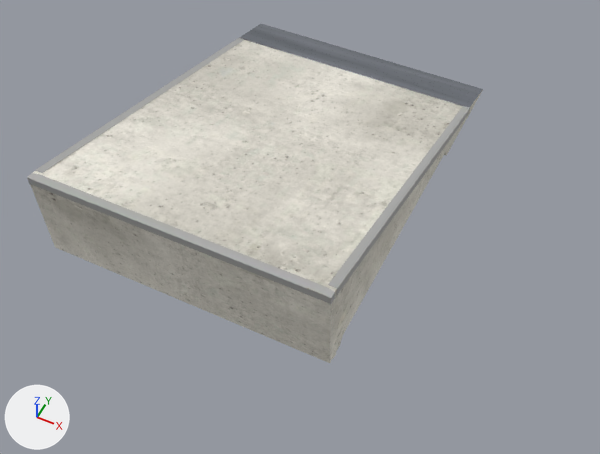
One commit to the glTF model public/katalog/modelle/bank-45.gltf: the scene before it, then after it.
One viewpoint serves both versions: a camera (50 mm lens) standing at (1.27, -2.42, 2.63) and looking at (0.22, -0.31, -0.01). The lights are fixed; the arrows at lower left show +X, +Y and +Z. The picture after the commit comes second.

The first picture shows 'SK0647_Bank_-45.001'.
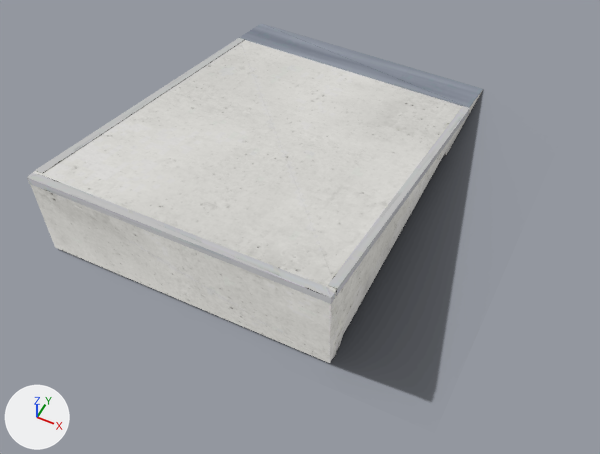
Edits to the scene script, one JSON object a line:
```json
{"op": "add", "block": "img_bank_45_licht", "code": ["img_bank_45_licht = load_image('bank-45_licht', 'texturen/bank-45_licht.jpg', 2048, 2048, 'sRGB')"]}
{"op": "add", "block": "img_bank_45_schatten", "code": ["img_bank_45_schatten = load_image('bank-45_schatten', 'texturen/bank-45_schatten.png', 390, 431, 'sRGB')"]}
{"block": "mat_beton_web_022", "change": "nodes: BsdfPrincipled, NormalMap, OutputMaterial, TexImage x2, UVMap x2"}
{"block": "mat_beton_web_022", "change": "uses the picture img_bank_45_farbe"}
{"block": "mat_beton_web_022", "change": "uses the picture img_bank_45_normal"}
{"block": "mat_beton_web_022", "change": "nodes: BsdfTransparent, Emission, LightPath, MixShader, OutputMaterial, TexImage, UVMap"}
{"block": "mat_beton_web_022", "change": "uses the picture img_bank_45_licht"}
{"block": "mat_stahl_web_016", "change": "nodes: BsdfPrincipled, NormalMap, OutputMaterial, TexImage x2, UVMap x2"}
{"block": "mat_stahl_web_016", "change": "uses the picture img_bank_45_farbe"}
{"block": "mat_stahl_web_016", "change": "uses the picture img_bank_45_normal"}
{"block": "mat_stahl_web_016", "change": "nodes: BsdfTransparent, Emission, LightPath, MixShader, OutputMaterial, TexImage, UVMap"}
{"block": "mat_stahl_web_016", "change": "uses the picture img_bank_45_licht"}
{"block": "mat_kantenwinkel_web_011", "change": "nodes: BsdfPrincipled, NormalMap, OutputMaterial, TexImage x2, UVMap x2"}
{"block": "mat_kantenwinkel_web_011", "change": "uses the picture img_bank_45_farbe"}
{"block": "mat_kantenwinkel_web_011", "change": "uses the picture img_bank_45_normal"}
{"block": "mat_kantenwinkel_web_011", "change": "nodes: BsdfTransparent, Emission, LightPath, MixShader, OutputMaterial, TexImage, UVMap"}
{"block": "mat_kantenwinkel_web_011", "change": "uses the picture img_bank_45_licht"}
{"op": "add", "block": "mat_schatten_020", "code": ["mat_schatten_020 = bpy.data.materials.new('Schatten.020')", "# uses the picture img_bank_45_schatten"]}
{"op": "add", "block": "me_schatten", "code": ["me_schatten = bpy.data.meshes.new('Schatten')", "me_schatten.from_pydata(...)  # 4 vertices, 2 faces; spans x -0.65..1.07, y -0.97..0.92, z 0.0", "me_schatten.materials.append(mat_schatten_020)"]}
{"op": "add", "block": "ob_schatten", "code": ["ob_schatten = bpy.data.objects.new('Schatten', me_schatten)", "ob_schatten.location = (0.0, 0.0, 0.0)"]}
```

Boxes [x1, y1, x2, y2] around the edits, measured in the pictures (600 x 454 px):
```json
{"object": "SK0647_Bank_-45.001", "change": "surface changed", "before": [27, 24, 483, 363], "after": [27, 24, 483, 363]}
{"object": "Schatten", "change": "added", "after": [59, 90, 483, 401]}
```
